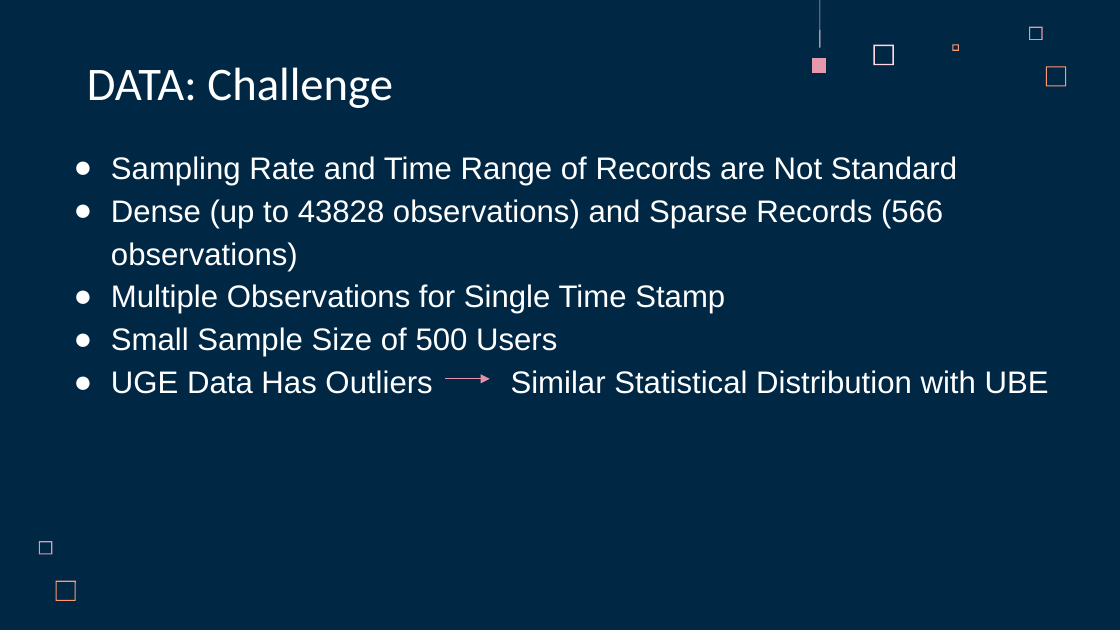
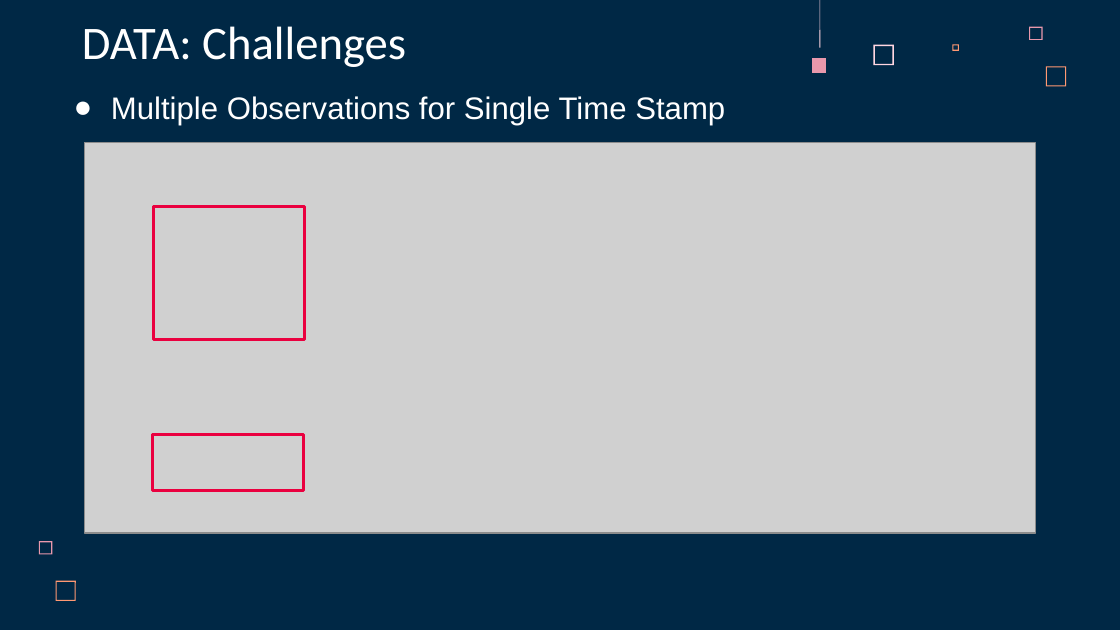
Before and after one commit to ITU-AI-ML-in-5G-Challenge/ML5G-PS-012-Xdding, a slide deck: slide 8 of ML5G-PS-012-Xdding-Presentation.pptx (slide 7 before the commit). Drawn at 1120x630 pixels with LibreOffice and Linux fonts; fonts in the diff are those of the drawing; grey boxes stand for pictures. Boxes give left, top, right and bottom in pixels: in the first picture for what was removed or moved away, otherwise in the second. Text is boxed around its words. In the diff, an @@ line names an element or a change of style, - is before the commit and + after.

```diff
--- a/ML5G-PS-012-Xdding-Presentation.pptx
+++ b/ML5G-PS-012-Xdding-Presentation.pptx
@@ title at box(82, 26, 406, 67): text changed @@
-DATA: Challenge
+DATA: Challenges
@@ text "Multiple Observations for Single Time ...": place and size @@
-text "Multiple Observations for Single Time ..." at box(111, 156, 1049, 394)
+text "Multiple Observations for Single Time ..." at box(111, 96, 725, 125)
@@ picture added at box(85, 142, 1035, 533) @@
@@ text at box(111, 156, 957, 271): paragraphs removed @@
-● Sampling Rate and Time Range of Records are Not Standard
-● Dense (up to 43828 observations) and Sparse Records (566 observations)
@@ rectangle added at box(153, 207, 305, 339), outline #EB003F 2 pt @@
@@ text at box(111, 327, 1049, 394): paragraphs removed @@
-● Small Sample Size of 500 Users
-● UGE Data Has Outliers Similar Statistical Distribution with UBE
@@ arrow removed from (445, 379) to (489, 379) @@
@@ rectangle added at box(152, 435, 304, 491), outline #EB003F 2 pt @@
```
Also in this commit, not shown: 11 other slides changed, 3 slides added, 2 slides removed, 1 other file.
